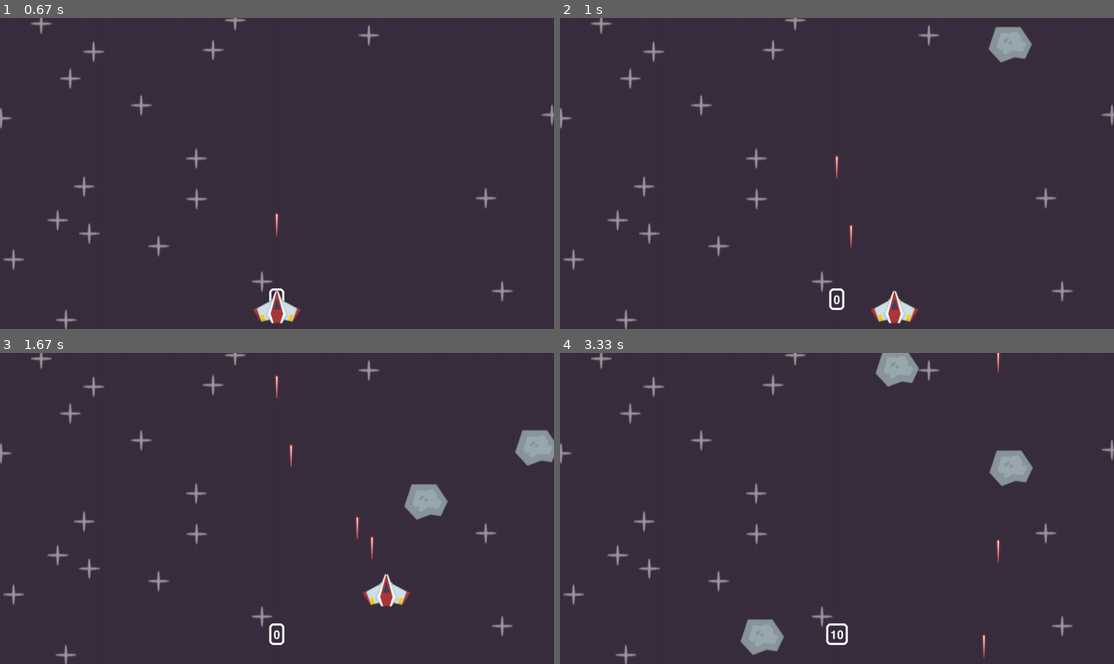
Above: before the commit, frames 1-4 (two rows, left to right).
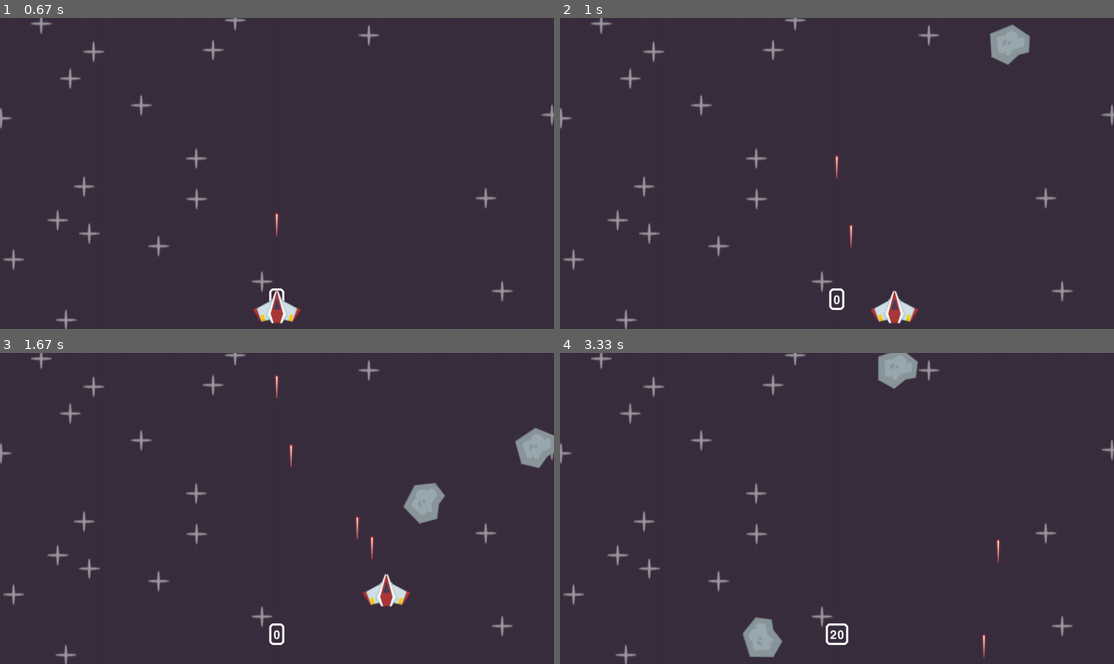
Above: after the commit, the same moments.

Repository: Siddhartha404/Pygame_projects
Game: pygame game, started from Space-Invaders/main.py
Two runs of this game, one before a commit and one after it. Both use one fixed random seed, a clock stepped at 60 frames per second and the inputs below.
Inputs:
- Up to frame 1 (0.67 s): tap Space at 0.33 s
- Up to frame 2 (1 s): hold Right from 0.67 s (still down); tap Space at 0.73 s
- Up to frame 3 (1.67 s): tap Space at 1.03, 1.23, 1.57 s; release Right at 1.13 s; hold Up 1.17-1.47 s; hold Right from 1.5 s (still down)
- Up to frame 4 (3.33 s): tap Space at 1.87, 2.07, 2.37, 2.63, 2.97, 3.27 s; release Right at 1.97 s; hold Down 2-2.53 s; hold Down 2.57-2.87 s; hold Left 2.9-3.3 s

Frame 1 is identical in both runs. In frame 2, 0.2% of the frame differs, in the area x 77-86%, y 1-16%; in frame 3, 0.4%; in frame 4, 1.1%, in the area x 32-86%, y 0-99%.

Commit message:
added the sound effect

Diff:
--- a/Space-Invaders/main.py
+++ b/Space-Invaders/main.py
@@ -49,6 +49,7 @@
         if recent_keys[pygame.K_SPACE] and self.can_shoot:
             laser_pos = self.rect.midtop
             Laser((all_sprite,laser_sprites), laser_img, laser_pos )
+            laser_sound.play()
             self.can_shoot = False
             self.shoot_time = pygame.time.get_ticks()
         self.laser_timer()
@@ -64,19 +65,27 @@
 class Meteor(pygame.sprite.Sprite):
     def __init__(self, groups, img):
         super().__init__(groups)
-        self.image = img
+        self.original_image = img
+        self.image = self.original_image
         self.rect = self.image.get_frect(center=((randint(0,WINDOW_WIDTH),randint(-200,-100))))
         self.create_time = pygame.time.get_ticks()
         self.speed = randint(400,500)
         self.direction = pygame.Vector2(uniform(-0.5,0.5),1)
+        self.rotation = 0
 
         #mask
         self.mask = pygame.mask.from_surface(self.image)
+
     def update(self, dt):
         current_time = pygame.time.get_ticks()
         self.rect.center += self.direction * self.speed * dt
         if current_time - self.create_time >= 3000:
             self.kill()
+
+        #rotation
+        self.rotation += randint(10,100)*dt
+        self.image = pygame.transform.rotozoom(self.original_image,self.rotation,1)
+        self.rect = self.image.get_frect(center = self.rect.center)
 #laser
 class Laser(pygame.sprite.Sprite):
     def __init__(self, groups, img, pos):
@@ -104,6 +113,14 @@
 star_img = pygame.image.load('images/star.png').convert_alpha()
 metero_img = pygame.image.load('images/meteor.png').convert_alpha()
 laser_img = pygame.image.load('images/laser.png').convert_alpha()
+#sounds
+laser_sound = pygame.mixer.Sound('music/laser.wav')
+laser_sound.set_volume(0.5)
+explosion_sound = pygame.mixer.Sound('music/explosion.wav')
+explosion_sound.set_volume(0.5)
+game_sound = pygame.mixer.Sound('music/game_music.wav')
+game_sound.set_volume(0.1)
+game_sound.play()
 
 #importing fonts
 font = pygame.font.Font(None, 40)
@@ -134,6 +151,7 @@
         if collisions:
             SCORE += 10
             laser.kill()
+            explosion_sound.play()
 
 #Main loop
 while running:
Not shown, added: Space-Invaders/music/explosion.wav
Not shown, added: Space-Invaders/music/game_music.wav
Not shown, added: Space-Invaders/music/laser.wav
